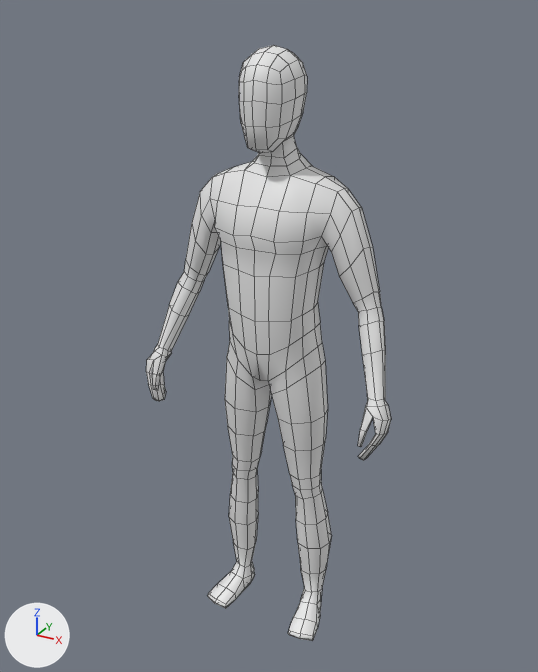
Two versions of the FBX model 100DayRPGv2/Assets/Testing/Characters/Player.fbx, one commit apart.
Before and after are seen from a 50 mm lens placed at (0.946, -1.744, 1.862), pointed at (-0.028, 0.028, 0.977). Arrows for +X, +Y and +Z are at lower left; the lights stay in place. Mesh edges are drawn as thin lines.

The scene before the commit, as lines of its bpy script (objects in view):
```python
me_cube_001 = bpy.data.meshes.new('Cube.001')
me_cube_001.from_pydata(...)  # 696 vertices, 694 faces; spans x -0.39..0.39, y -0.14..0.13, z 0.0..1.78
me_cube_001.materials.append(mat_material)  # white #e7e7e7
ob_cube = bpy.data.objects.new('Cube', me_cube_001)
ob_cube.location = (0.0, 0.0, -0.003)
```
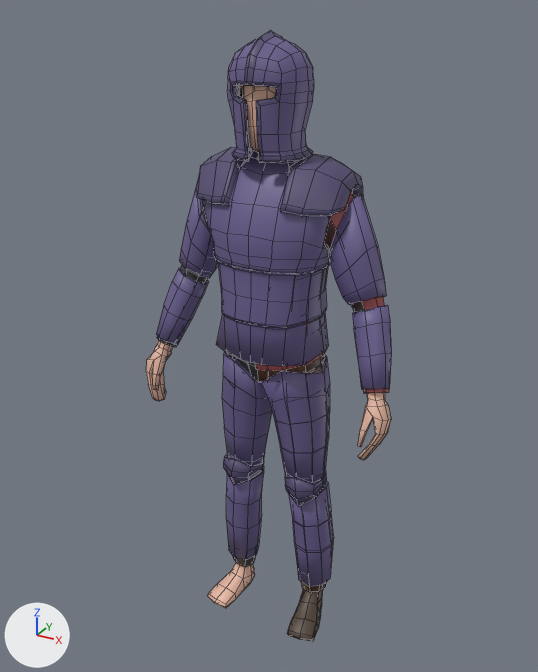
Pixel boxes [x1, y1, x2, y2] of what changed, in the pictures (538 x 672 px):
'Cube', recoloured (white to beige)
    both: [146, 45, 391, 641]
'Platebody', added (blue)
    after: [156, 147, 392, 393]
    faces in mat_metal (blue #6b6090): [156, 150, 392, 389]
    faces in mat_metal_dark (dark blue #564d74): [196, 147, 363, 249]
    faces in mat_underclothes (black #414141): [157, 200, 375, 393]
'Platelegs', added (blue)
    after: [222, 352, 334, 592]
    faces in mat_metal (blue #6b6090): [222, 352, 334, 587]
    faces in mat_metal_dark (dark blue #564d74): [223, 454, 327, 507]
    faces in mat_underclothes (black #414141): [226, 353, 326, 592]
'Helmet', added (blue)
    after: [227, 30, 314, 163]
    faces in mat_metal (blue #6b6090): [227, 36, 314, 156]
    faces in mat_metal_dark (dark blue #564d74): [230, 30, 313, 163]
'Shoes', added
    after: [287, 589, 323, 642]
'Shirt', added (brown)
    after: [255, 190, 389, 393]
'Pants', added
    after: [257, 358, 327, 592]
'Hair', added
    after: [239, 85, 260, 97]

Patch to the scene script:
```diff
--- a/100DayRPGv2/Assets/Testing/Characters/Player.fbx.py
+++ b/100DayRPGv2/Assets/Testing/Characters/Player.fbx.py
@@ me_cube_001 @@
 me_cube_001.from_pydata(...)  # 696 vertices, 694 faces; spans x -0.39..0.39, y -0.14..0.13, z 0.0..1.78
-me_cube_001.materials.append(mat_material)  # white #e7e7e7
+me_cube_001.materials.append(mat_skin)  # beige #e7b8a3
@@ ob_pants @@
+ob_pants = bpy.data.objects.new('Pants', me_cube_008)  # 118 vertices, 106 faces; spans x 0.0..0.192, y -0.101..0.115, z 0.101..1.002; in mat_pants (brown #8f6249)
+ob_pants.location = (0.0, 0.0, -0.003)
@@ ob_platelegs @@
+ob_platelegs = bpy.data.objects.new('Platelegs', me_cube_006)  # 472 vertices, 386 faces; spans x -0.195..0.195, y -0.119..0.097, z -0.506..0.396; in mat_metal (blue #6b6090), mat_metal_dark (dark purple #564d73), mat_underclothes (black #414141), mat_black (black #1b1b1b)
+ob_platelegs.location = (0.0, 0.018, 0.604)
@@ ob_helmet @@
+ob_helmet = bpy.data.objects.new('Helmet', me_cube_012)  # 392 vertices, 390 faces; spans x -0.106..0.106, y -0.127..0.12, z -0.156..0.149; in mat_metal (blue #6b6090), mat_metal_dark (dark purple #564d73)
+ob_helmet.location = (0.0, -0.006, 1.665)
@@ ob_shirt @@
+ob_shirt = bpy.data.objects.new('Shirt', me_cube_009)  # 134 vertices, 116 faces; spans x 0.0..0.376, y -0.121..0.129, z 0.906..1.511; in mat_shirt (brown #aa5456)
+ob_shirt.location = (0.0, 0.0, -0.003)
@@ ob_shoes @@
+ob_shoes = bpy.data.objects.new('Shoes', me_cube_010)  # 49 vertices, 44 faces; spans x 0.097..0.204, y -0.116..0.079, z 0.002..0.091; in mat_shoe (brown #53453a)
+ob_shoes.location = (0.0, 0.0, -0.003)
@@ ob_platebody @@
+ob_platebody = bpy.data.objects.new('Platebody', me_cube_005)  # 674 vertices, 610 faces; spans x -0.377..0.377, y -0.145..0.148, z -0.32..0.295; in mat_metal (blue #6b6090), mat_metal_dark (dark purple #564d73), mat_underclothes (black #414141), mat_black (black #1b1b1b)
+ob_platebody.location = (0.0, 0.01, 1.223)
@@ ob_hair @@
+ob_hair = bpy.data.objects.new('Hair', me_cube_011)  # 66 vertices, 56 faces; spans x -0.089..0.085, y -0.103..0.096, z 1.605..1.786; in mat_hair (black #2b261e)
+ob_hair.location = (0.0, 0.0, -0.003)
```
